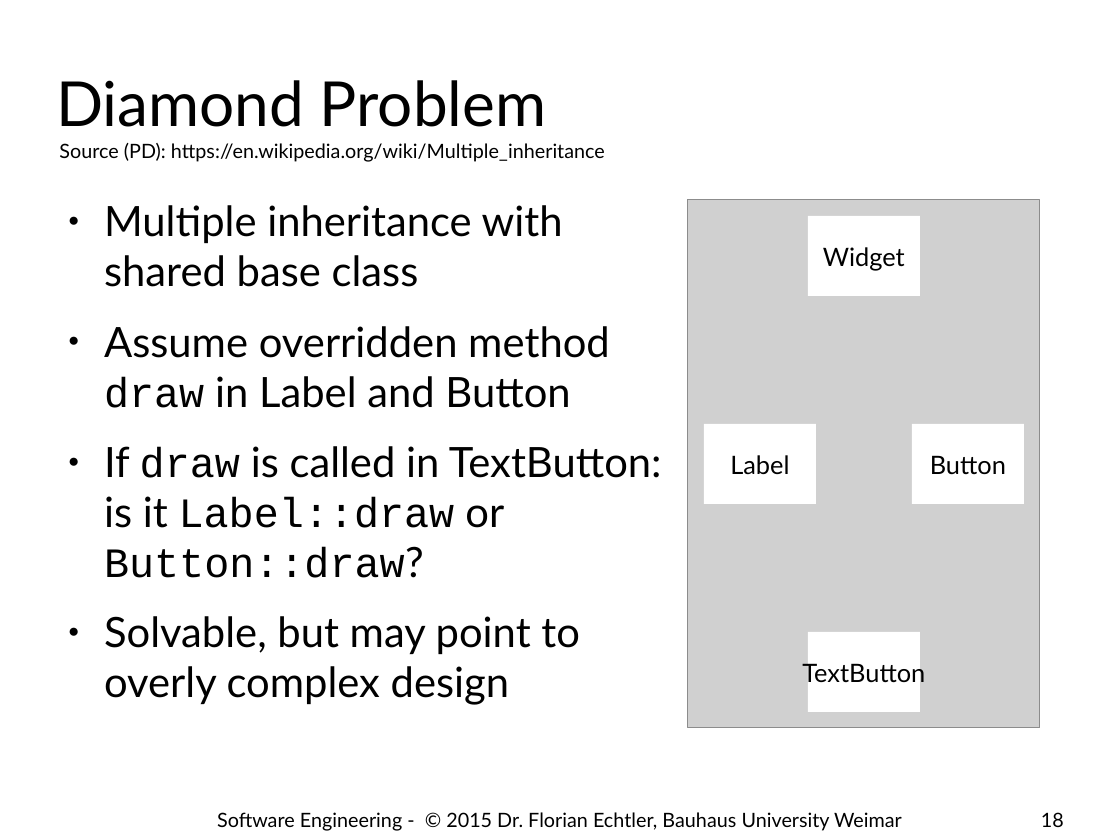
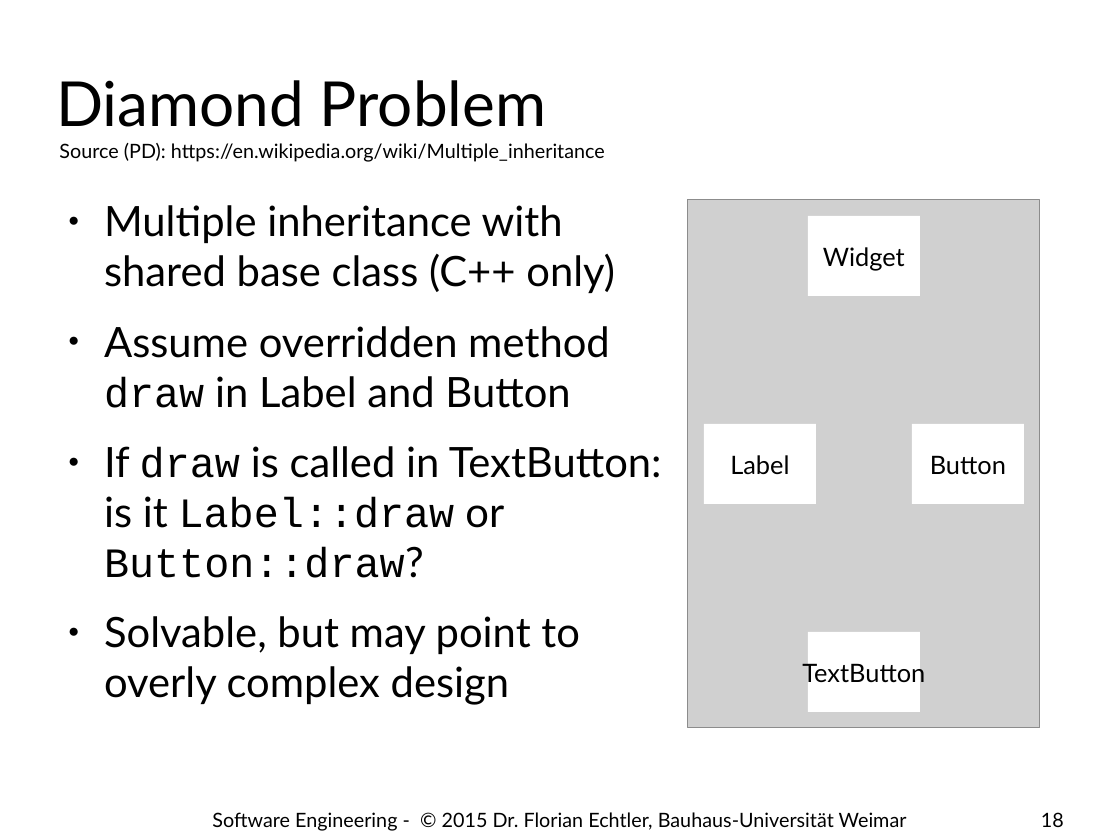
Before and after one commit to floe/software-engineering, a slide deck: slide 18 of 07-code-quality.odp. Drawn at 1120x840 pixels with LibreOffice and Linux fonts; fonts in the diff are those of the drawing; grey boxes stand for pictures; background and template pictures are left out. Boxes give left, top, right and bottom in pixels: in the first picture for what was removed or moved away, otherwise in the second. Text is boxed around its words. In the diff, an @@ line names an element or a change of style, - is before the commit and + after.

```diff
--- a/07-code-quality.odp
+++ b/07-code-quality.odp
@@ text at box(104, 205, 615, 293): text changed @@
-● Multiple inheritance with shared base class
+● Multiple inheritance with shared base class (C++ only)
@@ text at box(212, 812, 907, 831): text changed @@
-Software Engineering - © 2015 Dr. Florian Echtler, Bauhaus University Weimar
+Software Engineering - © 2015 Dr. Florian Echtler, Bauhaus-Universität Weimar
```
Also in this commit, not shown: 22 other slides changed, 4 slides added.
